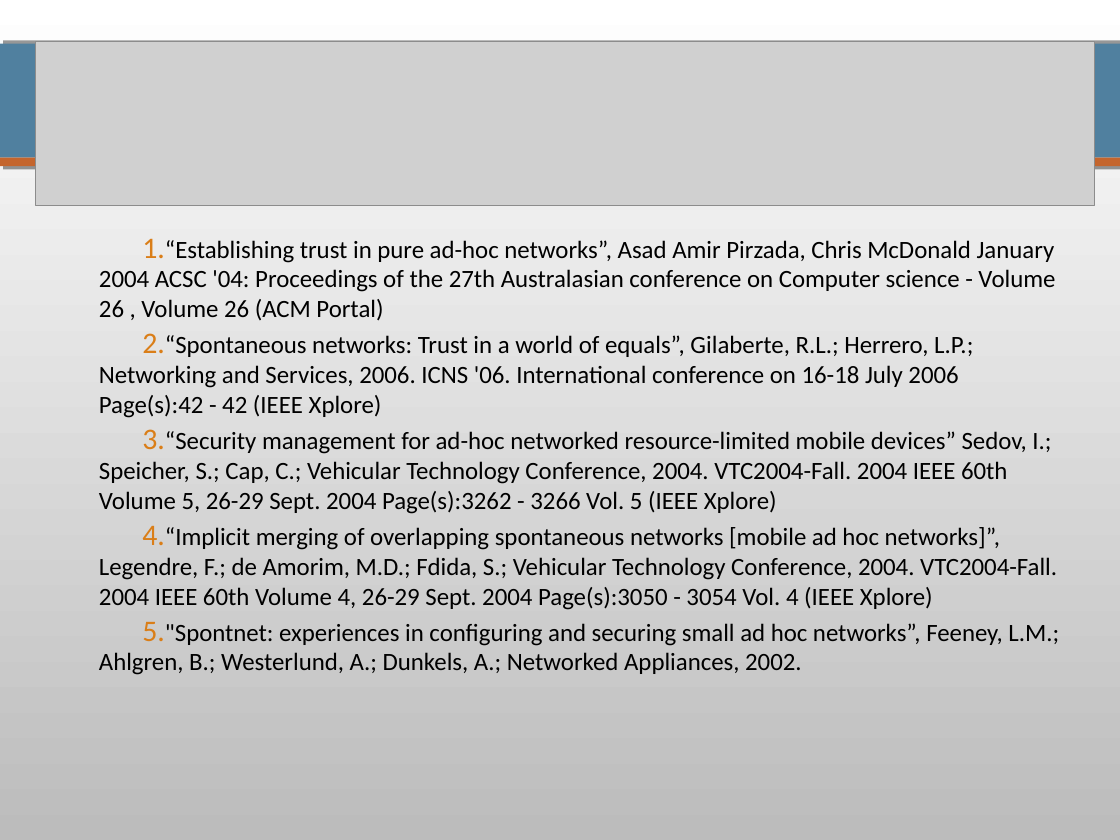
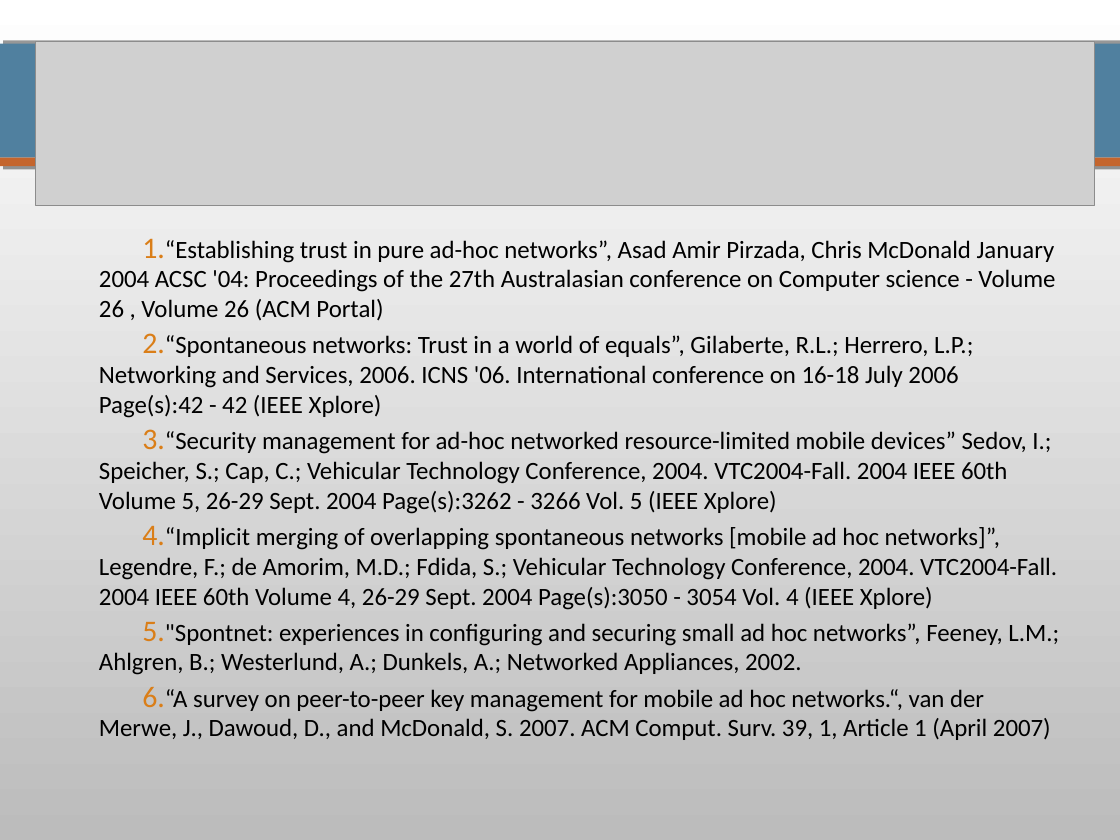
Before and after one commit to pierrealauzet/skemasnet, a slide deck: slide 9 of 2_design/CS462_Skemasnet_design_v2.ppt (slide 7 before the commit). Drawn at 1120x840 pixels with LibreOffice and Linux fonts; fonts in the diff are those of the drawing; grey boxes stand for pictures. Boxes give left, top, right and bottom in pixels: in the first picture for what was removed or moved away, otherwise in the second. Text is boxed around its words. In the diff, an @@ line names an element or a change of style, - is before the commit and + after.

```diff
--- a/2_design/CS462_Skemasnet_design_v2.ppt
+++ b/2_design/CS462_Skemasnet_design_v2.ppt
@@ text at [99,689,1051,740]: paragraph added @@
+6. “A survey on peer-to-peer key management for mobile ad hoc networks.“, van der Merwe, J., Dawoud, D., and McDonald, S. 2007. ACM Comput. Surv. 39, 1, Article 1 (April 2007)
```
Also in this commit, not shown: 4 slides added, 1 slide removed.
